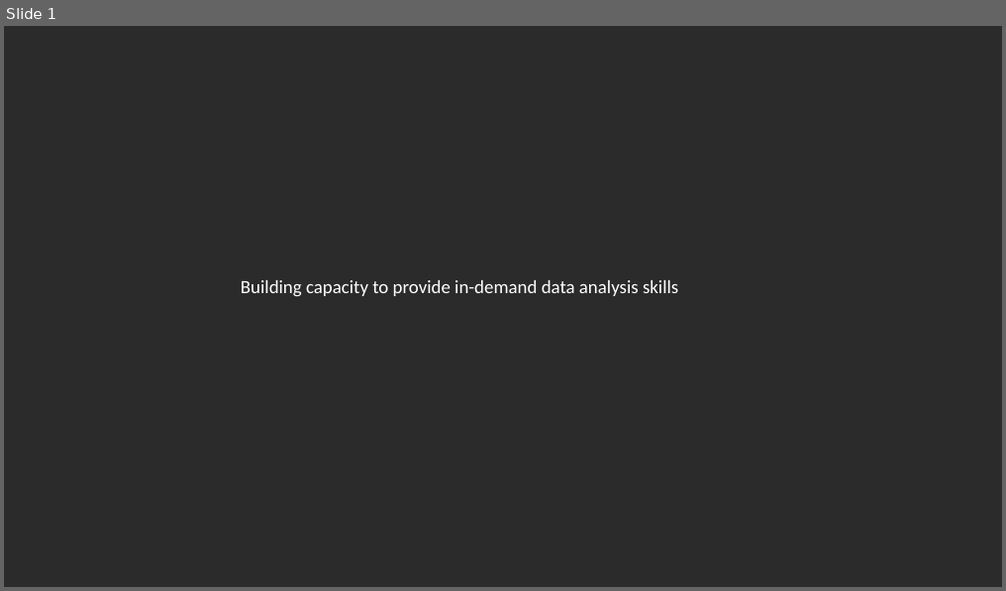
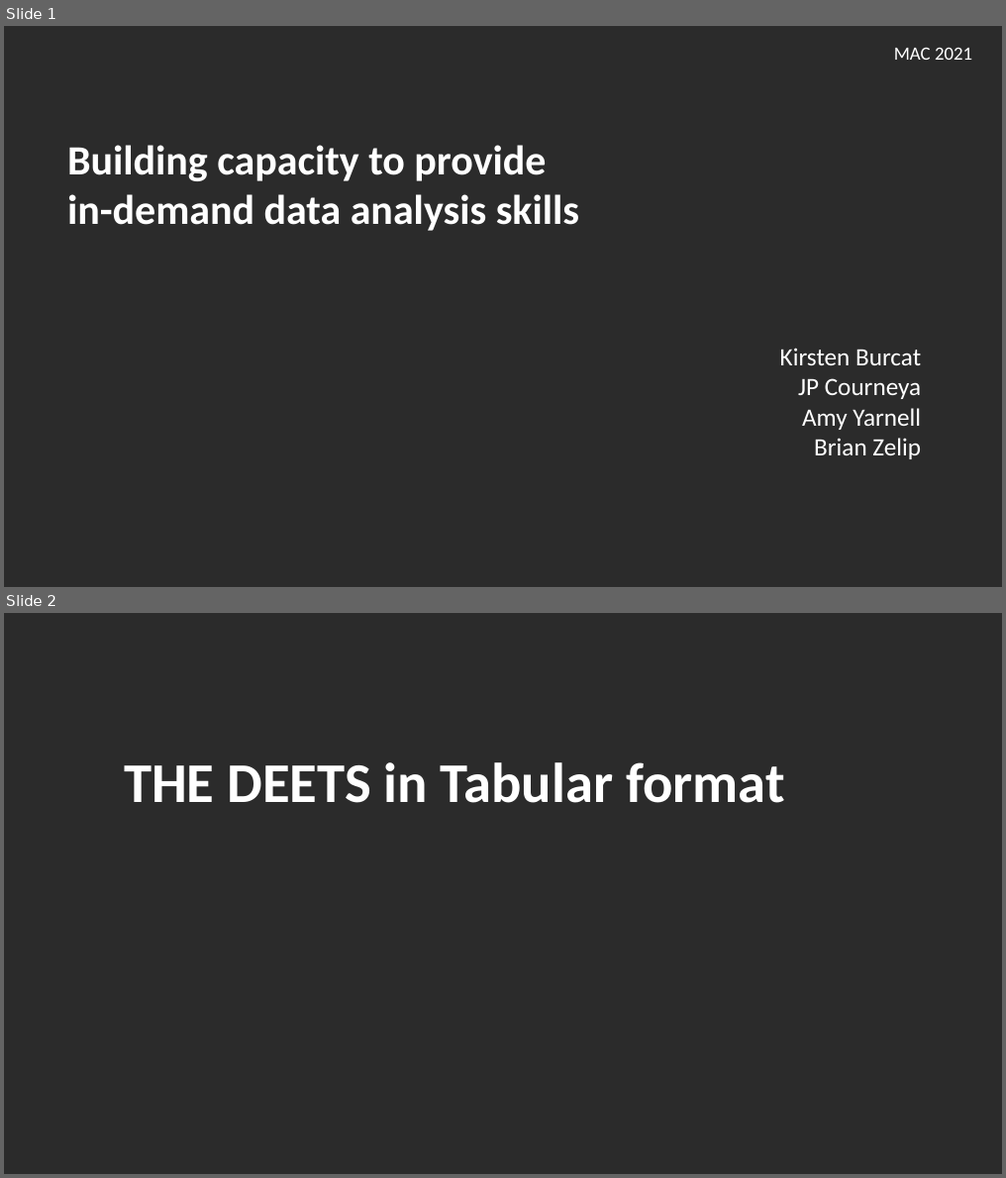
Before and after one commit to hshsl-training/library-carpentry-2021-11-03-04-NNLM-Region1-online, a slide deck: slides.pptx. Shown one above the other, each under a label of ours: slide 1 before the commit, slides 1 and 2 after it. The pictures are 1006x591 and 1006x1178 pixels, drawn with LibreOffice and Linux fonts; fonts in the diff are those of the drawing; background and template pictures are left out; a plain dark background stands for a picture behind light text. Boxes give left, top, right and bottom in pixels: in the first picture for what was removed or moved away, otherwise in the second. Text is boxed around its words. In the diff, an @@ line names an element or a change of style, - is before the commit and + after.

```diff
--- a/slides.pptx
+++ b/slides.pptx
@@ slide 2 added at [4,613,1002,1174], background picture (left out) @@
@@ text added at [124,762,785,803], 54 pt, text #FFFFFF, bold @@
+THE DEETS in Tabular format
@@ slide 1 changed as well @@
@@ text added at [894,47,972,60], 18 pt, text #FFFFFF @@
+MAC 2021
@@ text at [67,145,579,231]: text changed; size 18 to 40 pt; bold on @@
-Building capacity to provide in-demand data analysis skills
+Building capacity to provide
+in-demand data analysis skills
@@ text added at [780,348,921,460], 24 pt, text #FFFFFF @@
+Kirsten Burcat
+JP Courneya
+Amy Yarnell
+Brian Zelip
```
Also in this commit, not shown: 1 other slide added, 2 slides removed.
